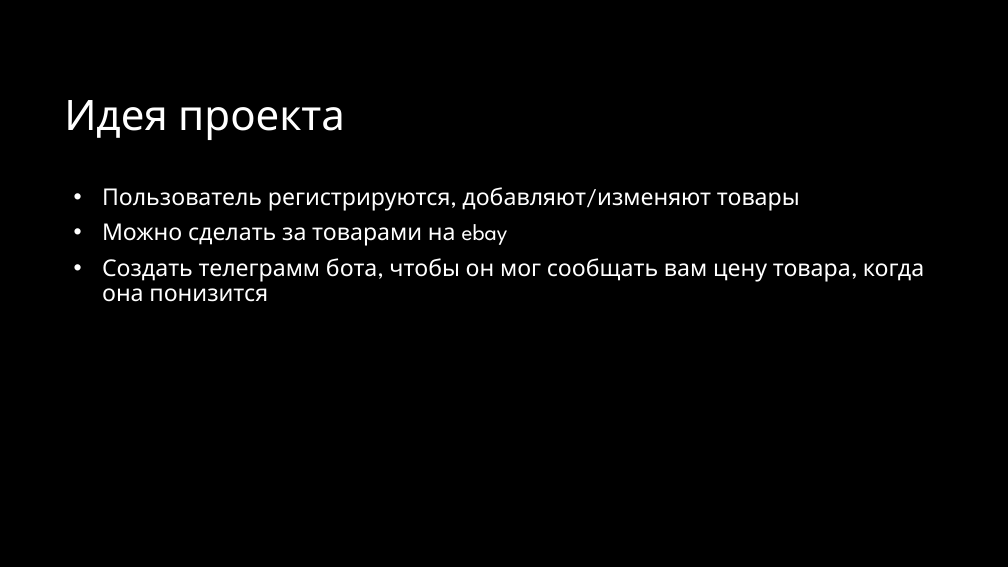
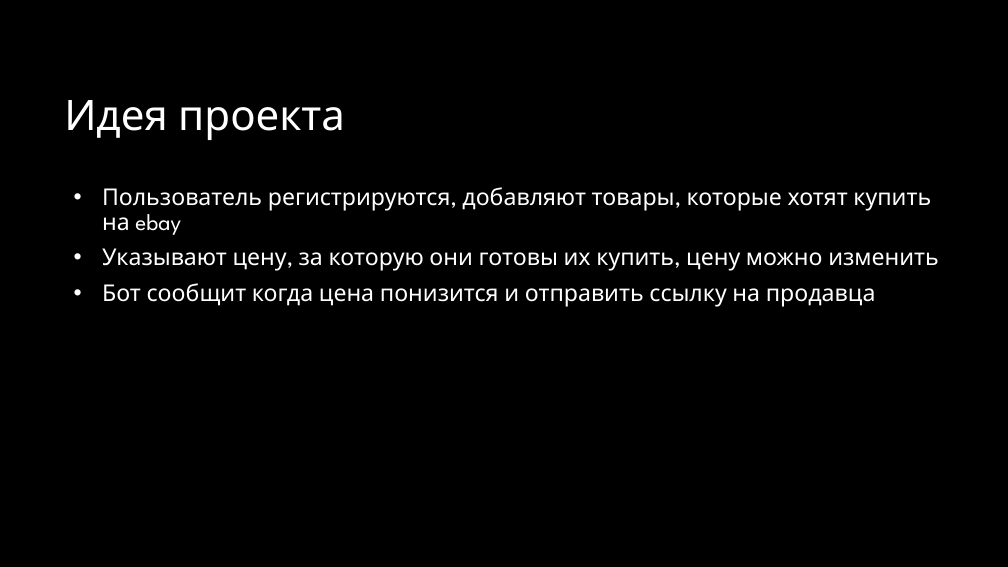
Before and after one commit to hochufenderyaguar/flask_app, a slide deck: slide 2 of flask.pptx. Drawn at 1008x567 pixels with LibreOffice and Linux fonts; fonts in the diff are those of the drawing; background and template pictures are left out. Boxes give left, top, right and bottom in pixels: in the first picture for what was removed or moved away, otherwise in the second. Text is boxed around its words. In the diff, an @@ line names an element or a change of style, - is before the commit and + after.

Commit message:
19

```diff
--- a/flask.pptx
+++ b/flask.pptx
@@ text at <box>102,187,939,306</box>: text changed @@
-• Пользователь регистрируются, добавляют/изменяют товары
-• Можно сделать за товарами на ebay
-• Создать телеграмм бота, чтобы он мог сообщать вам цену товара, когда она понизится
+• Пользователь регистрируются, добавляют товары, которые хотят купить на ebay
+• Указывают цену, за которую они готовы их купить, цену можно изменить
+• Бот сообщит когда цена понизится и отправить ссылку на продавца
```
Also in this commit, not shown: 3 slides added, 1 slide removed.
